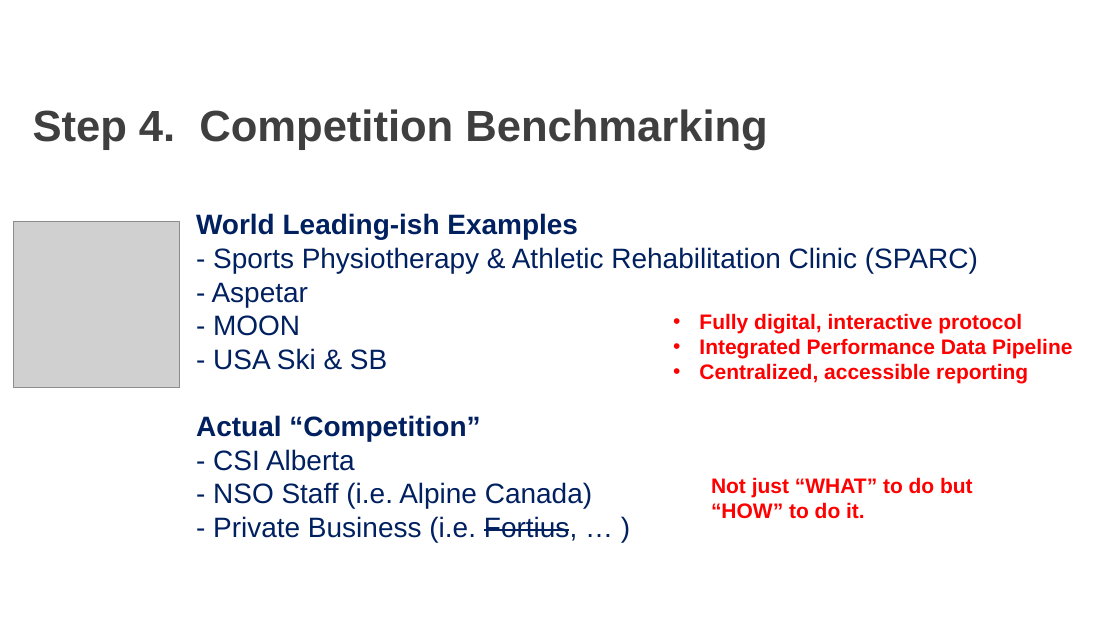
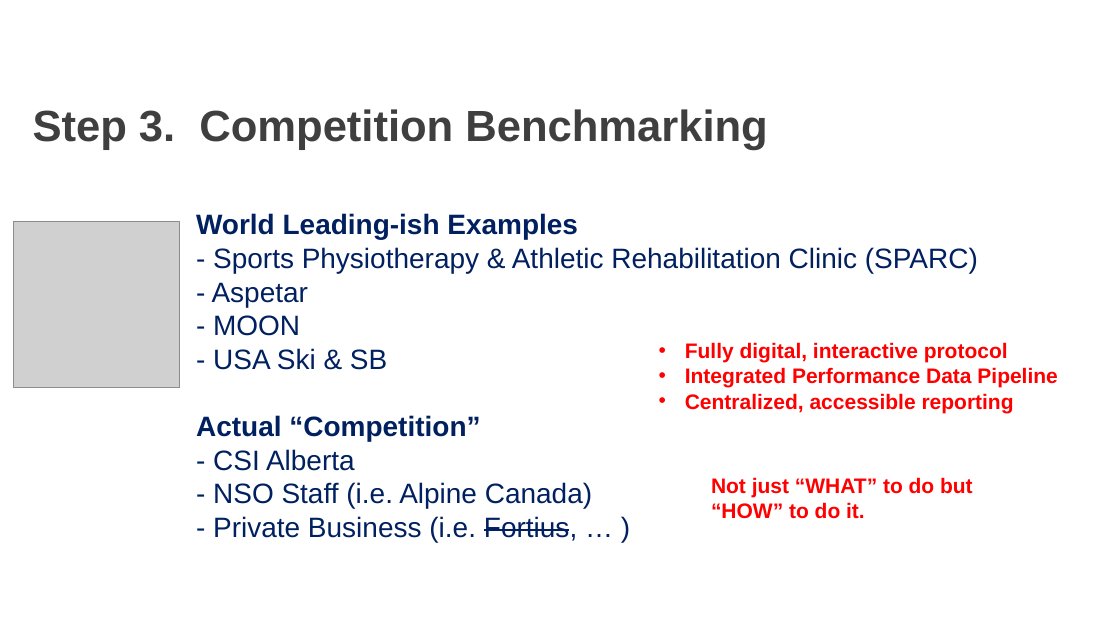
Before and after one commit to AKates717/CSI-Pacific-RTP, a slide deck: slide 4 of RTP Resources/RTP_Project_Pitch.pptx (slide 5 before the commit). Drawn at 1120x630 pixels with LibreOffice and Linux fonts; fonts in the diff are those of the drawing; grey boxes stand for pictures; background and template pictures are left out. Boxes give left, top, right and bottom in pixels: in the first picture for what was removed or moved away, otherwise in the second. Text is boxed around its words. In the diff, an @@ line names an element or a change of style, - is before the commit and + after.

```diff
--- a/RTP Resources/RTP_Project_Pitch.pptx
+++ b/RTP Resources/RTP_Project_Pitch.pptx
@@ title at (33,109,767,150): text changed @@
-Step 4. Competition Benchmarking
+Step 3. Competition Benchmarking
@@ text "Fully digital, interactive protocol": place and size @@
-text "Fully digital, interactive protocol" at (699,313,1072,384)
+text "Fully digital, interactive protocol" at (685,342,1057,413)
```
Also in this commit, not shown: 4 other slides changed, 17 other files.
